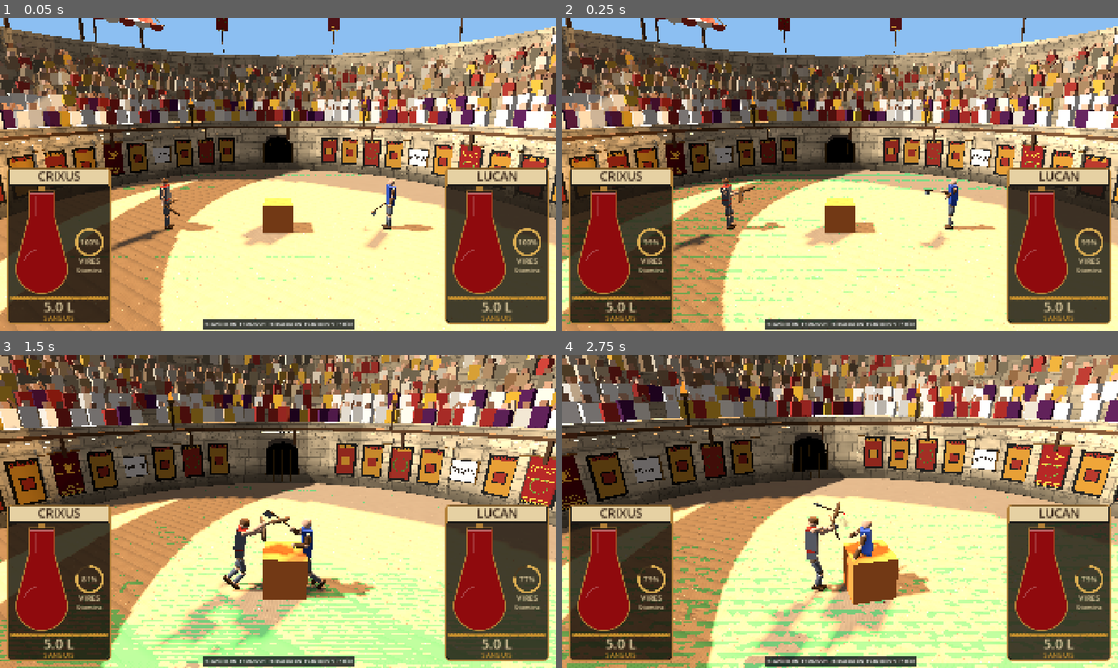
Above: before the commit, frames 1-4 (two rows, left to right).
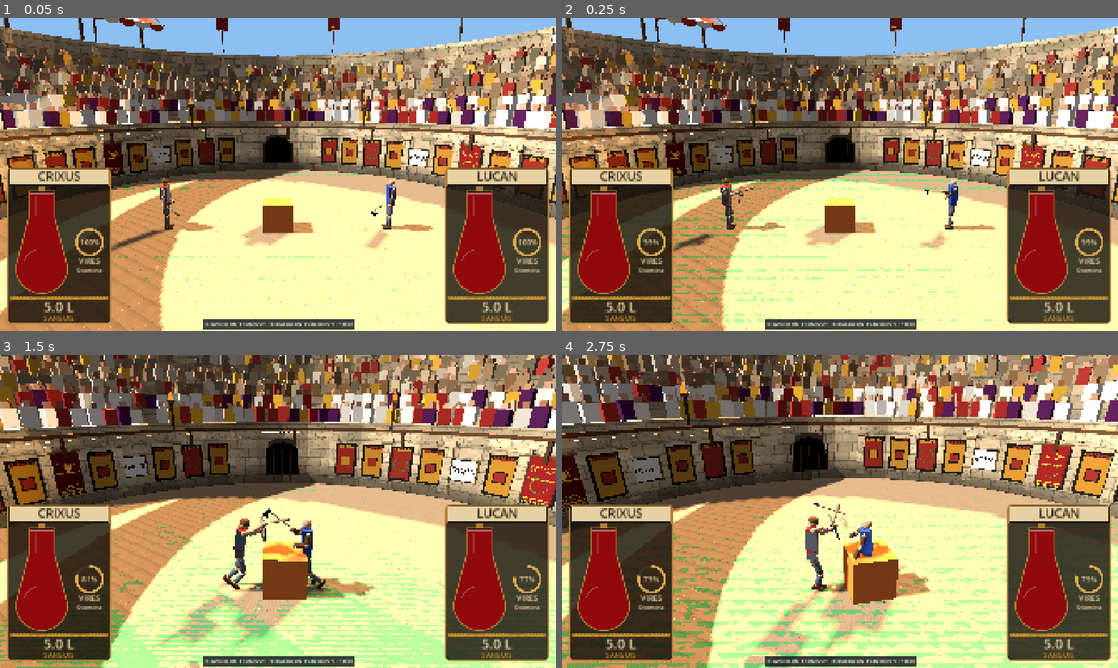
Above: after the commit, the same moments.

Repository: Proximo0/gladiator
Game: Godot game, scene res://game/main.tscn
Two runs of this game, one before a commit and one after it. Both use one fixed random seed, a clock stepped at 60 frames per second and the inputs below.
Inputs (mouse positions are in pixels of both pictures, inside the frame that each line leads up to):
- Up to frame 1 (0.05 s): no input
- Up to frame 2 (0.25 s): no input
- Up to frame 3 (1.5 s): move the mouse to (400, 495) at 0.52 s; hold D (move_right) 0.53-1.25 s; tap Ctrl (crouch) at 0.6 s; click (400, 495) at 0.67 s; drag from (166, 527) to (250, 574) at 1.27 s
- Up to frame 4 (2.75 s): move the mouse to (895, 442) at 2.02 s; hold D (move_right) from 2.03 s (still down); tap Q (half_sword) at 2.1 s

The runs differ from the first frame. In frame 1, 0.1% of the frame differs, in the area x 25-70%, y 57-72%; in frame 2, less than 0.1%; in frame 3, 0.2%, in the area x 33-53%, y 48-100%; in frame 4, 0.2%.

Commit message:
Houdini weapon models (rake, bat, club, gladius, longsword, axe, spear, round shield) in the weapon art slot
Built by tools/houdini/build_weapons.py (hython, Houdini 22). Visual only; collision shapes unchanged.

Co-Authored-By: Claude Opus 5.5 (1M context) <noreply@anthropic.com>
Claude-Session: https://claude.ai/code/session_013R8XaCuSdDMpiKfmDz2iCx

Diff:
--- a/game/fighter/weapon.gd
+++ b/game/fighter/weapon.gd
@@ -103,6 +103,24 @@
 			_add_capsule(head_r, head_len, Vector3(0, tip - head_len * 0.5, 0), col)
 	center_of_mass_mode = RigidBody3D.CENTER_OF_MASS_MODE_CUSTOM
 	center_of_mass = com_local
+	_use_art_mesh()
+
+
+## Art slot: res://assets/weapons/<id>.glb (built in Houdini by tools/houdini/build_weapons.py: +Y along the weapon,
+## origin at the grip, edges toward +-X) replaces the primitive meshes. Visual only: the collision shapes stay.
+func _use_art_mesh() -> void:
+	var path: String = "res://assets/weapons/%s.glb" % weapon_id
+	if not ResourceLoader.exists(path):
+		return
+	var scene: PackedScene = load(path) as PackedScene
+	if scene == null:
+		return
+	for c: Node in get_children():
+		if c is MeshInstance3D:
+			(c as MeshInstance3D).visible = false
+	var art: Node3D = scene.instantiate() as Node3D
+	art.name = "Art"
+	add_child(art)
 
 
 static func parse_color(c: Variant) -> Color:
Binary file added: assets/weapons/axe.glb
Not shown, added: assets/weapons/axe.glb.import
Binary file added: assets/weapons/bat.glb
Not shown, added: assets/weapons/bat.glb.import
Binary file added: assets/weapons/club.glb
Not shown, added: assets/weapons/club.glb.import
Binary file added: assets/weapons/gladius.glb
Not shown, added: assets/weapons/gladius.glb.import
Binary file added: assets/weapons/longsword.glb
Not shown, added: assets/weapons/longsword.glb.import
Binary file added: assets/weapons/rake.glb
Not shown, added: assets/weapons/rake.glb.import
(and 5 more such lines)
